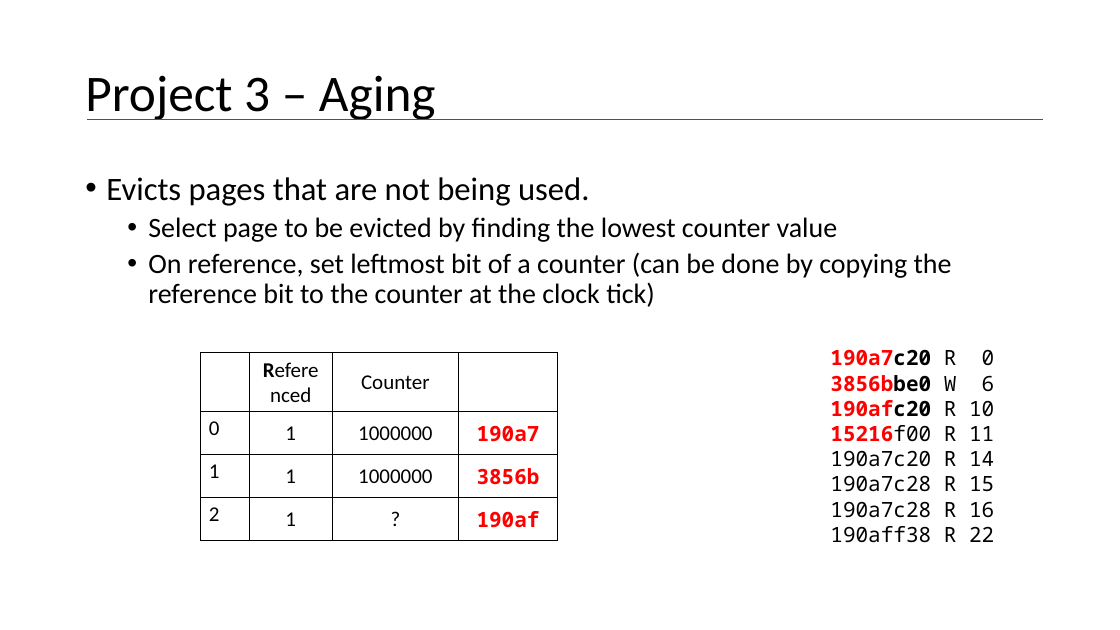
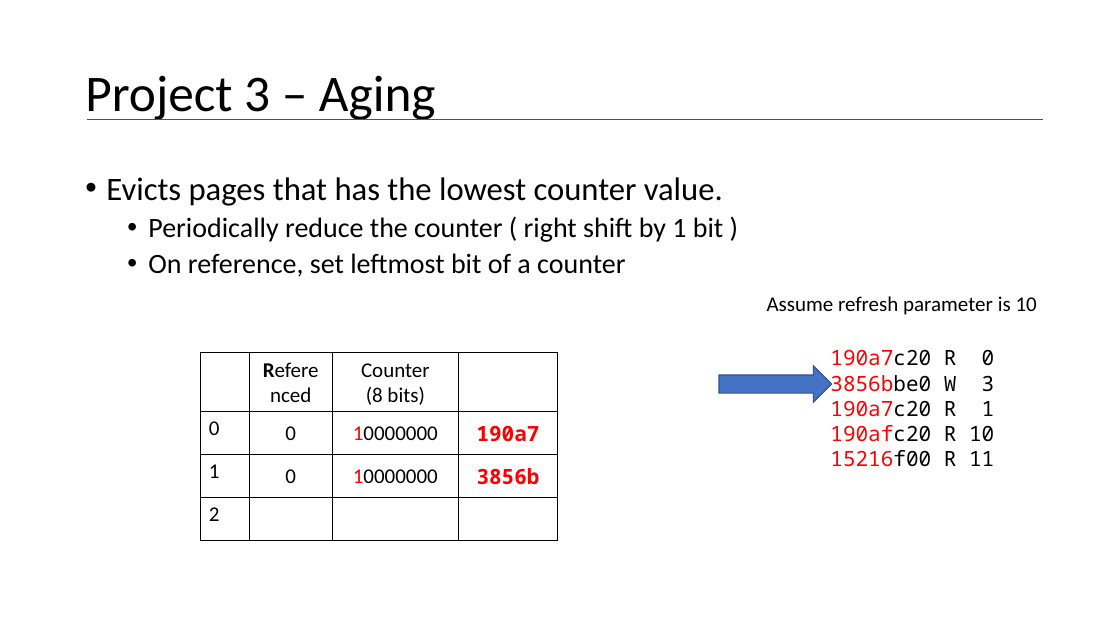
Before and after one commit to maher460/Pitt_CS1550_recitation_materials, a slide deck: slide 28 of week10/cs1550_spring2019_project3.pptx (slide 33 before the commit). Drawn at 1120x630 pixels with LibreOffice and Linux fonts; fonts in the diff are those of the drawing. Boxes give left, top, right and bottom in pixels: in the first picture for what was removed or moved away, otherwise in the second. Text is boxed around its words. In the diff, an @@ line names an element or a change of style, - is before the commit and + after.

```diff
--- a/week10/cs1550_spring2019_project3.pptx
+++ b/week10/cs1550_spring2019_project3.pptx
@@ text at [106, 177, 723, 277]: text changed @@
-• Evicts pages that are not being used.
-  • Select page to be evicted by finding the lowest counter value
-  • On reference, set leftmost bit of a counter (can be done by copying the reference bit to the counter at the clock tick)
+• Evicts pages that has the lowest counter value.
+  • Periodically reduce the counter ( right shift by 1 bit )
+  • On reference, set leftmost bit of a counter
@@ text added at [767, 296, 1037, 315], 18 pt, text #000000 @@
+Assume refresh parameter is 10
@@ table at [201, 353, 558, 541] @@
-row 1, column 3: Counter
+row 1, column 3: Counter / (8 bits)
-row 2, column 2: 1
+row 2, column 2: 0
-row 2, column 3: 1000000
+row 2, column 3: 10000000
-row 3, column 2: 1
+row 3, column 2: 0
-row 3, column 3: 1000000
+row 3, column 3: 10000000
-row 4: 2 | 1 | ? | 190af
+row 4: 2 |  |  | 
@@ text at [830, 349, 995, 467]: bold off in "190a7c20", "190afc20", "15216f00" @@
@@ right arrow added at [719, 366, 832, 402], fill #4472C4, outline #325491 1 pt @@
@@ text at [830, 375, 995, 417]: text changed; bold off @@
-3856bbe0 W 6
+3856bbe0 W 3
+190a7c20 R 1
@@ text at [830, 450, 994, 543]: paragraphs removed @@
-190a7c20 R 14
-190a7c28 R 15
-190a7c28 R 16
-190aff38 R 22
```
Also in this commit, not shown: 29 other slides changed, 9 slides added, 17 slides removed, 1 other file.
